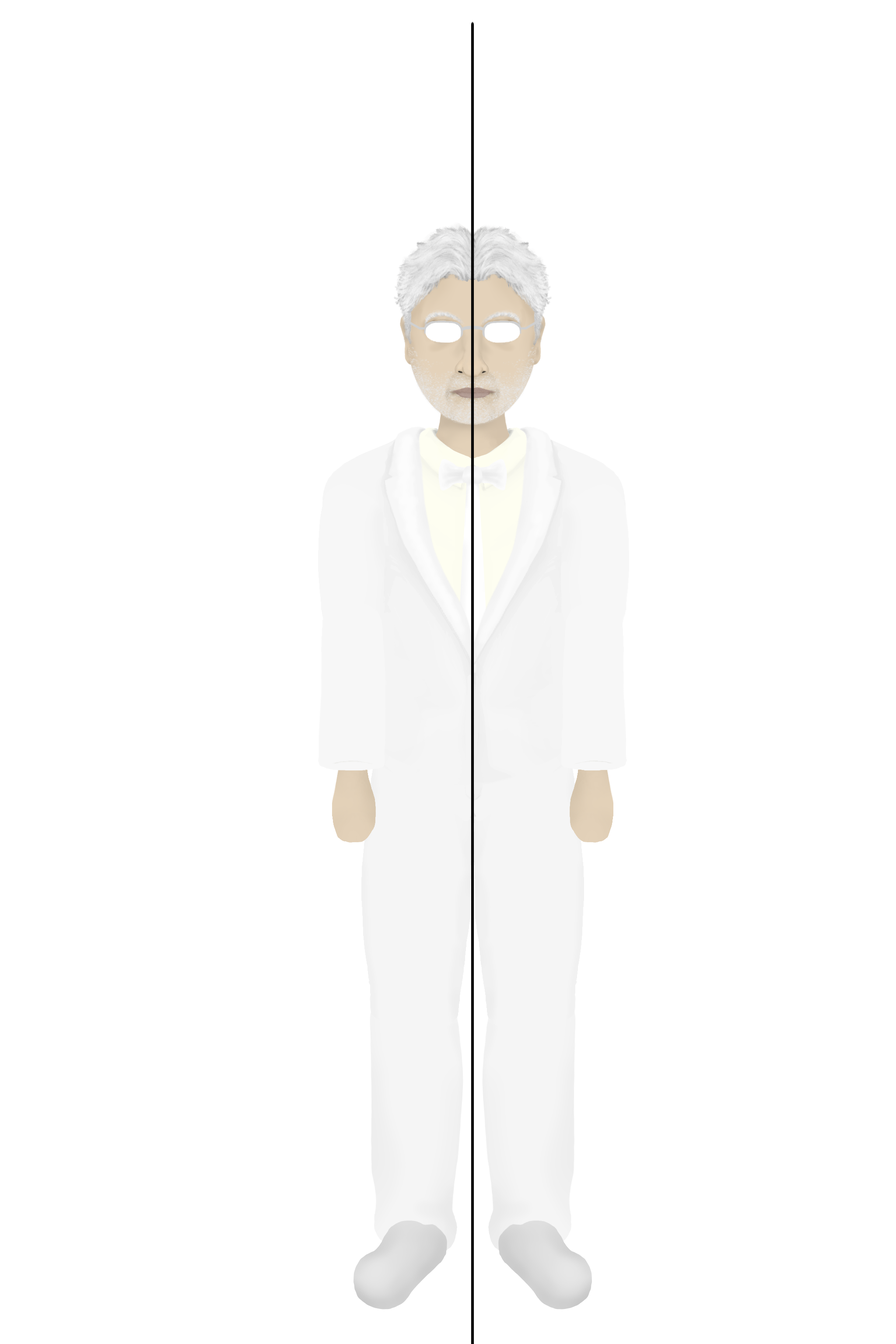
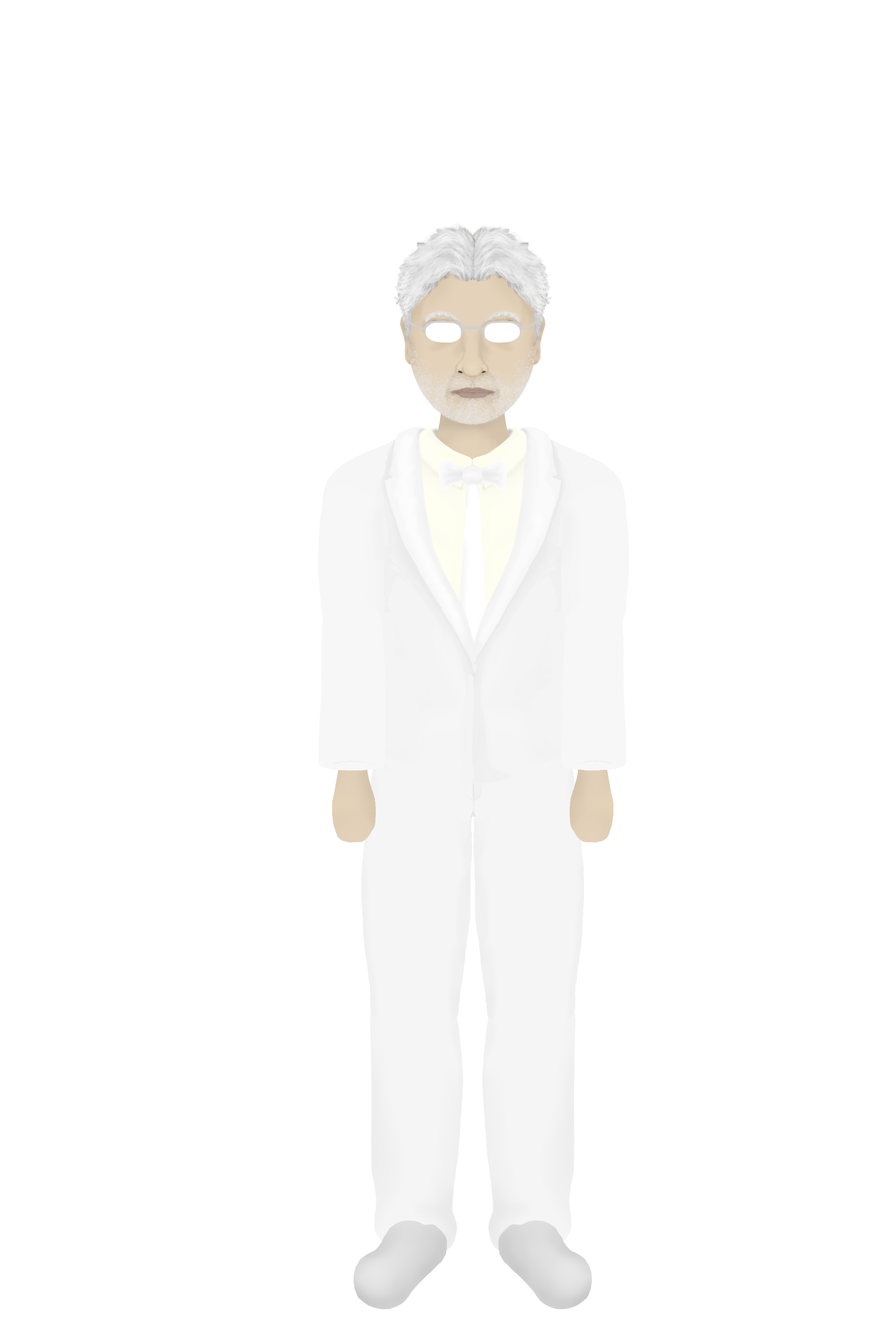
Revision of a layered (896, 1344) image; what changed, layer by layer:
hid "Centerline" over [470, 21, 475, 1344]
painted on "Closed Blazer Torso" over [471, 674, 476, 765]
painted on "Open Blazer Torso" over [389, 438, 556, 674]
